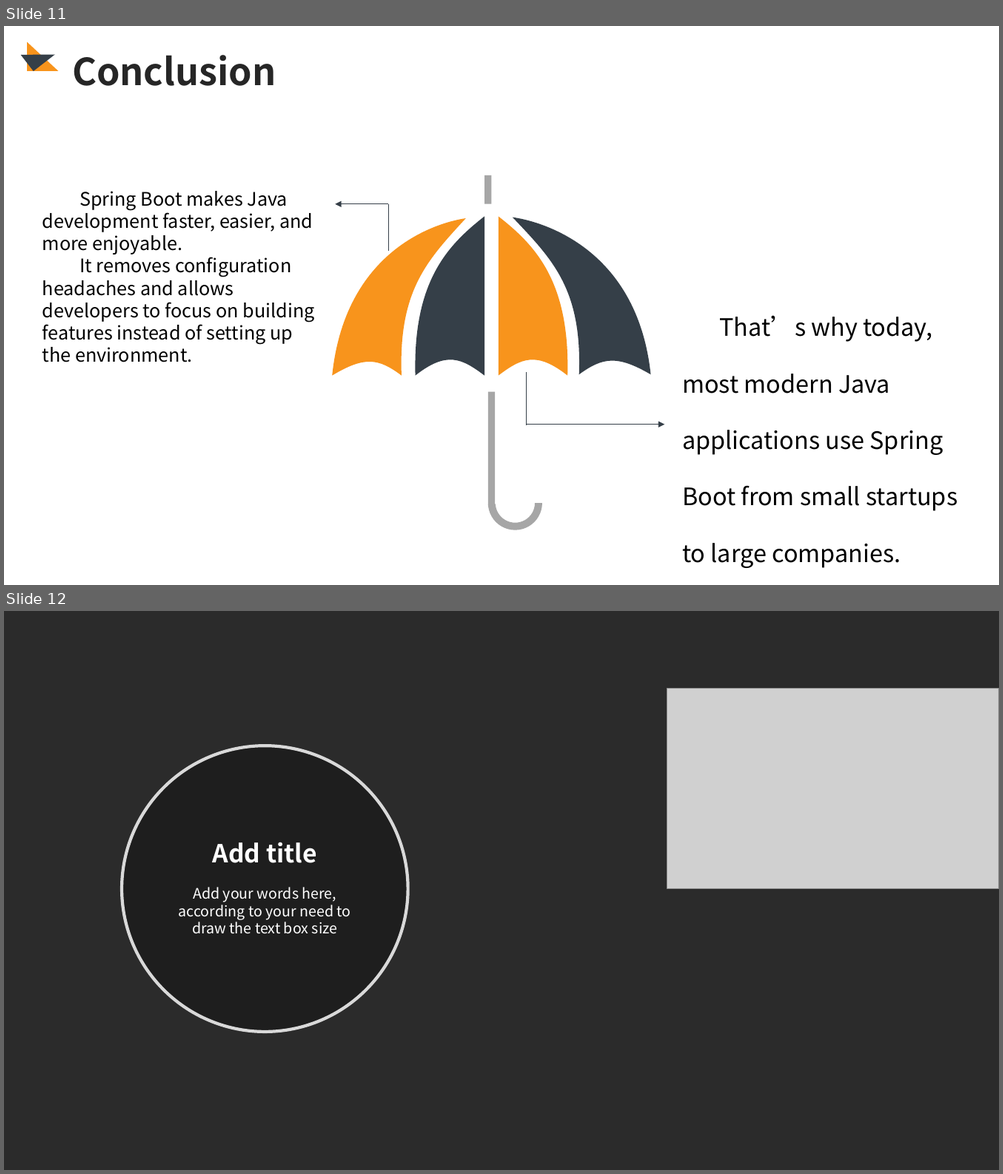
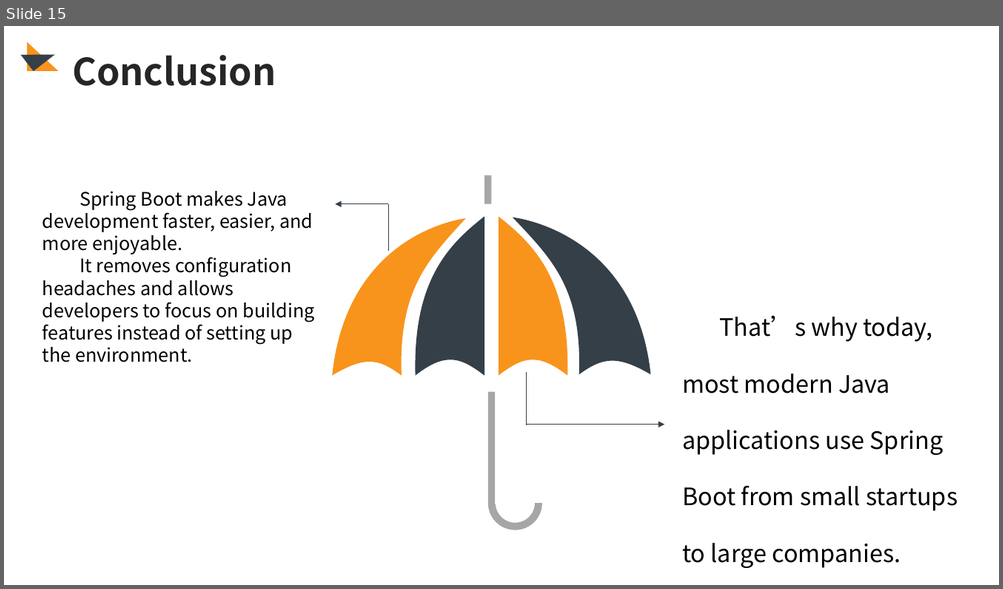
Before and after one commit to McLight-Note/Web-Server-Programming, a slide deck: Class_Presentation.pptx. Shown one above the other, each under a label of ours: slides 11 and 12 before the commit, slide 15 after it. The pictures are 1003x1174 and 1003x589 pixels, drawn with LibreOffice and Linux fonts; fonts in the diff are those of the drawing; grey boxes stand for pictures; background and template pictures are left out; a plain dark background stands for a picture behind light text. Boxes give left, top, right and bottom in pixels: in the first picture for what was removed or moved away, otherwise in the second. Text is boxed around its words. In the diff, an @@ line names an element or a change of style, - is before the commit and + after.

```diff
--- a/Class_Presentation.pptx
+++ b/Class_Presentation.pptx
@@ slide 12 removed at [4,611,999,1170], background picture (left out) @@
@@ picture removed at [666,689,999,889] @@
@@ ellipse removed at [122,746,408,1033] @@
@@ text removed at [213,842,317,863] @@
-Add title
@@ text removed at [179,887,351,934] @@
-Add your words here, according to your need to draw the text box size
@@ what was slide 11 is now slide 15 @@
```
Also in this commit, not shown: 2 slides changed, 4 slides added.
